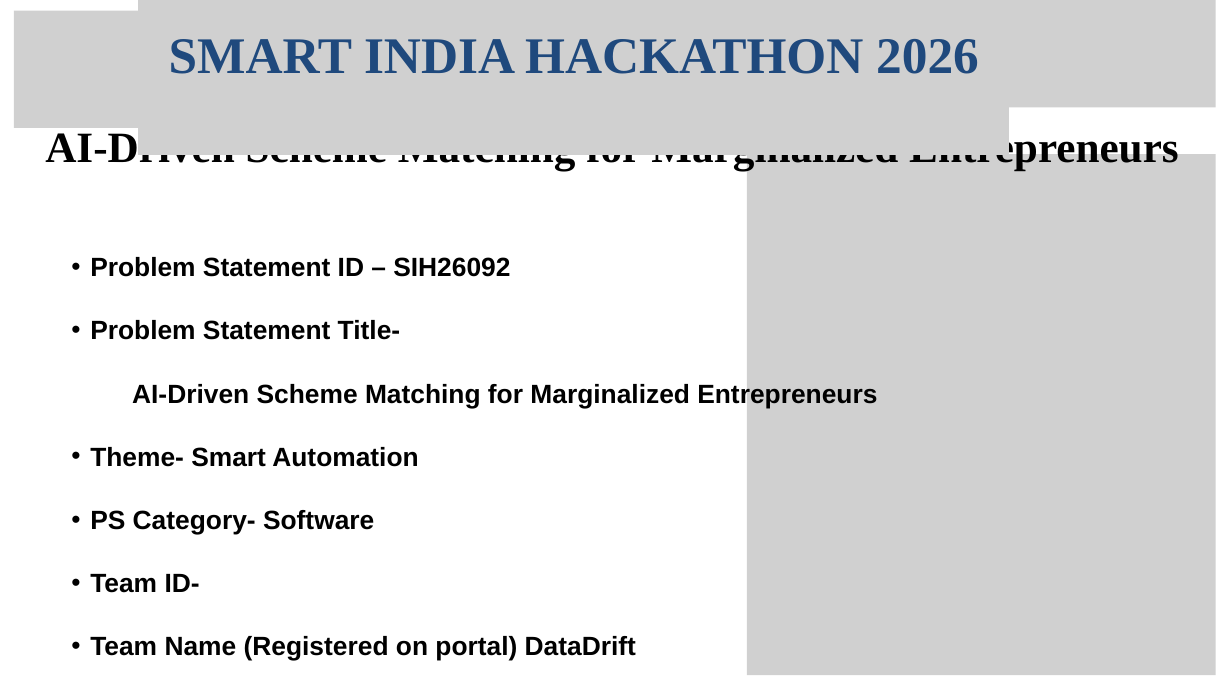
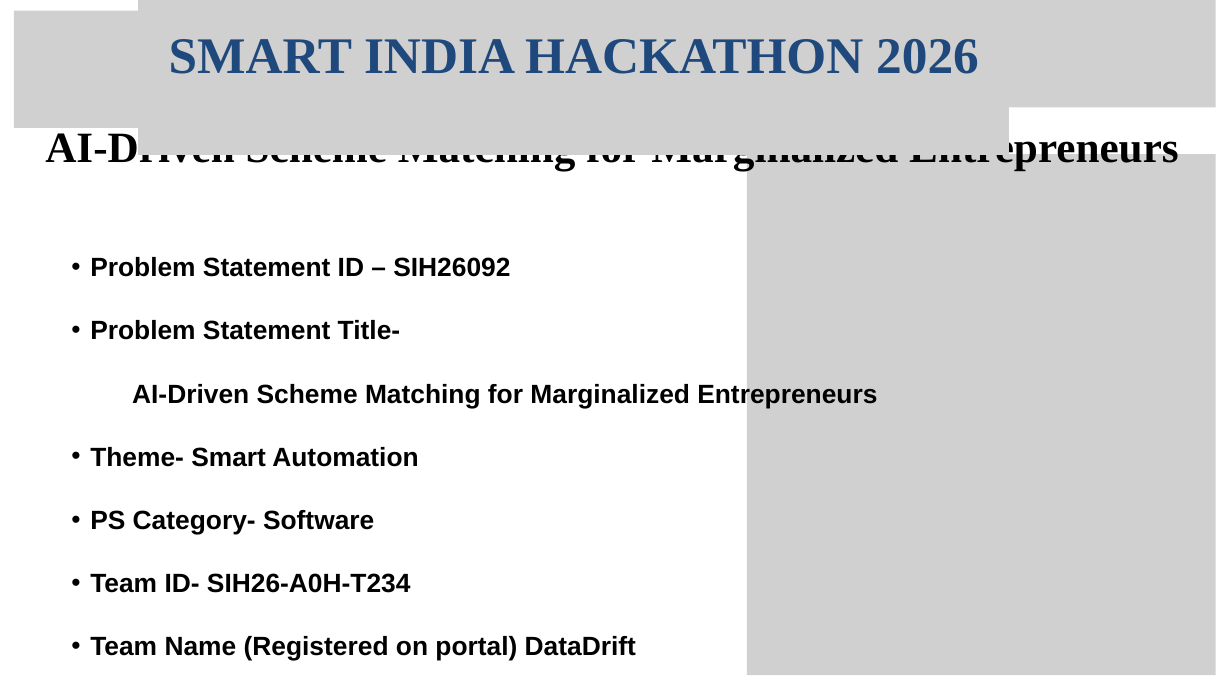
Before and after one commit to A-Vinisha/SIH26-A0H-T234, a slide deck: slide 1 of share/SIH26-A0H-T234-SIH26092_Presentation.pptx. Drawn at 1232x693 pixels with LibreOffice and Linux fonts; fonts in the diff are those of the drawing; grey boxes stand for pictures. Boxes give left, top, right and bottom in pixels: in the first picture for what was removed or moved away, otherwise in the second. Text is boxed around its words. In the diff, an @@ line names an element or a change of style, - is before the commit and + after.

```diff
--- a/share/SIH26-A0H-T234-SIH26092_Presentation.pptx
+++ b/share/SIH26-A0H-T234-SIH26092_Presentation.pptx
@@ text at [90, 573, 411, 593]: text changed @@
-  • Team ID-
+  • Team ID- SIH26-A0H-T234
```
